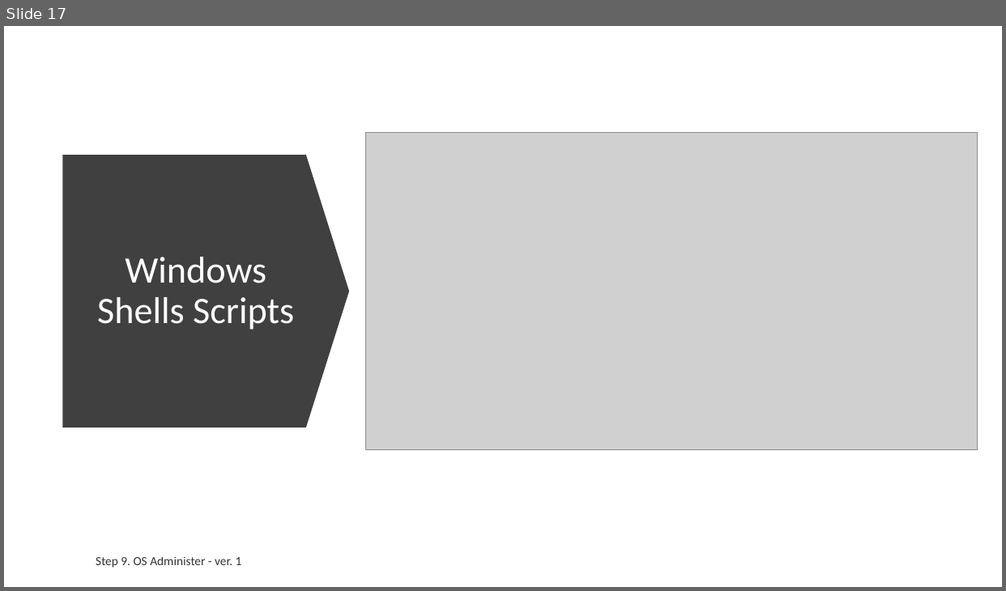
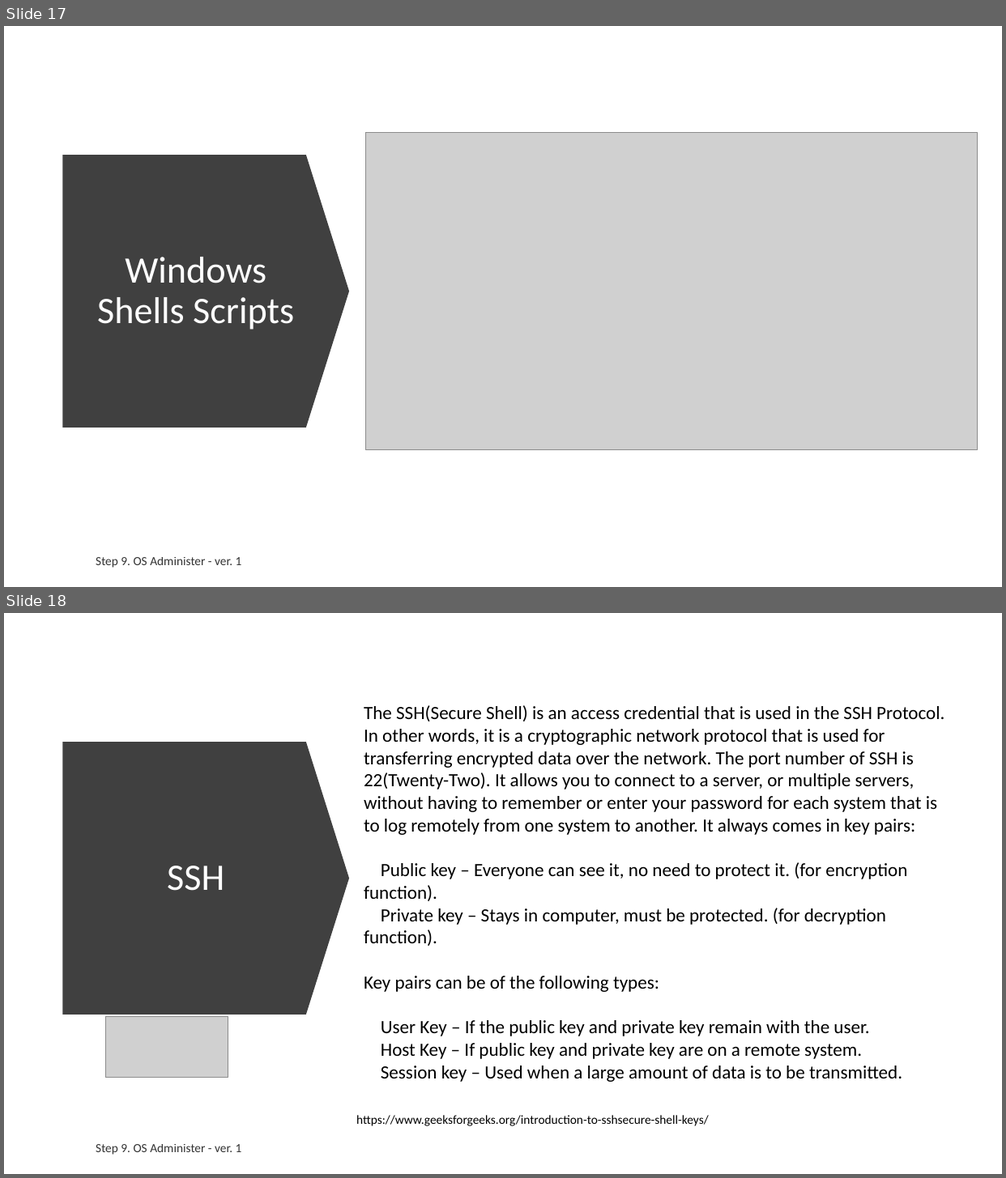
Before and after one commit to ext4dmin/DevOps-Mentorship, a slide deck: Step09-OS_Administer_speach.pptx. Shown one above the other, each under a label of ours: slide 17 before the commit, slides 17 and 18 after it. The pictures are 1006x591 and 1006x1178 pixels, drawn with LibreOffice and Linux fonts; fonts in the diff are those of the drawing; grey boxes stand for pictures. Boxes give left, top, right and bottom in pixels: in the first picture for what was removed or moved away, otherwise in the second. Text is boxed around its words. In the diff, an @@ line names an element or a change of style, - is before the commit and + after.

Commit message:
Step 9. OS Administer
Added Remote. Done.

```diff
--- a/Step09-OS_Administer_speach.pptx
+++ b/Step09-OS_Administer_speach.pptx
@@ slide 18 added at (4,613,1002,1174), background #FFFFFF @@
@@ text added at (364,705,944,1082), 18 pt, text #000000 @@
+The SSH(Secure Shell) is an access credential that is used in the SSH Protocol. In other words, it is a cryptographic network protocol that is used for transferring encrypted data over the network. The port number of SSH is 22(Twenty-Two). It allows you to connect to a server, or multiple servers, without having to remember or enter your password for each system that is to log remotely from one system to another. It always comes in key pairs:
+Public key – Everyone can see it, no need to protect it. (for encryption function).
+Private key – Stays in computer, must be protected. (for decryption function).
+Key pairs can be of the following types:
+User Key – If the public key and private key remain with the user.
+Host Key – If public key and private key are on a remote system.
+Session key – Used when a large amount of data is to be transmitted.
@@ down arrow added at (63,742,350,1015), fill #404040 @@
@@ title added at (167,866,224,891), 36 pt, text #FFFFFF @@
+SSH
@@ picture added at (106,1016,228,1077) @@
@@ text added at (356,1115,709,1127), 12 pt, text #000000 @@
+https://www.geeksforgeeks.org/introduction-to-sshsecure-shell-keys/
@@ text added at (96,1144,242,1155), 12 pt, text #000000 at 80% opacity @@
+Step 9. OS Administer - ver. 1
```
Also in this commit, not shown: 1 other slide added, 1 other file.
